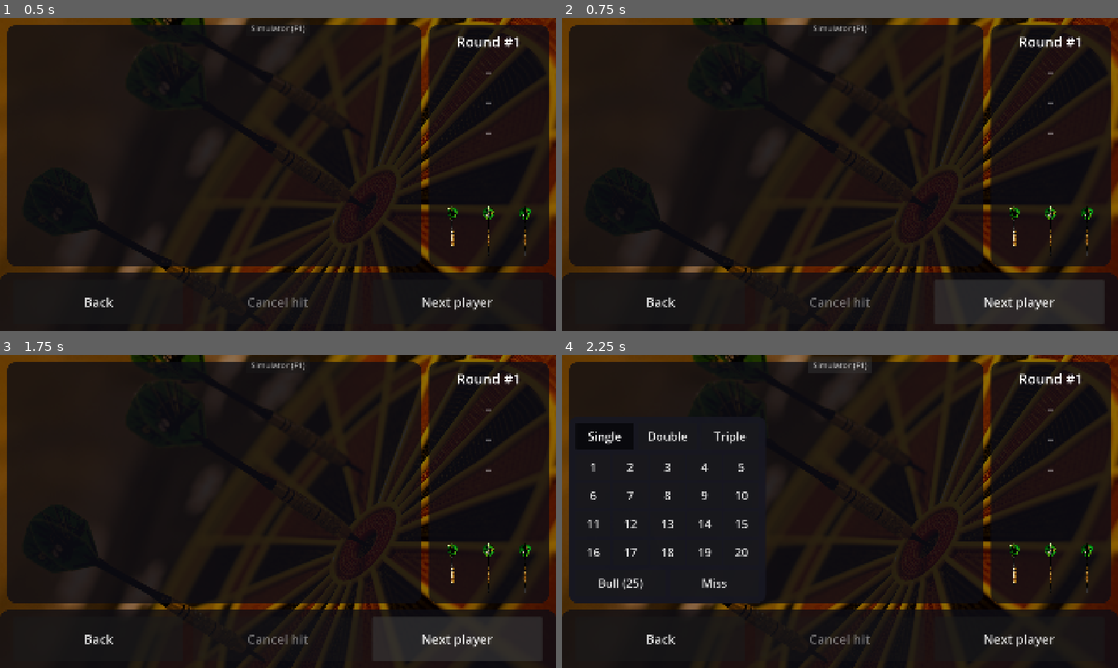
Above: before the commit, frames 1-4 (two rows, left to right).
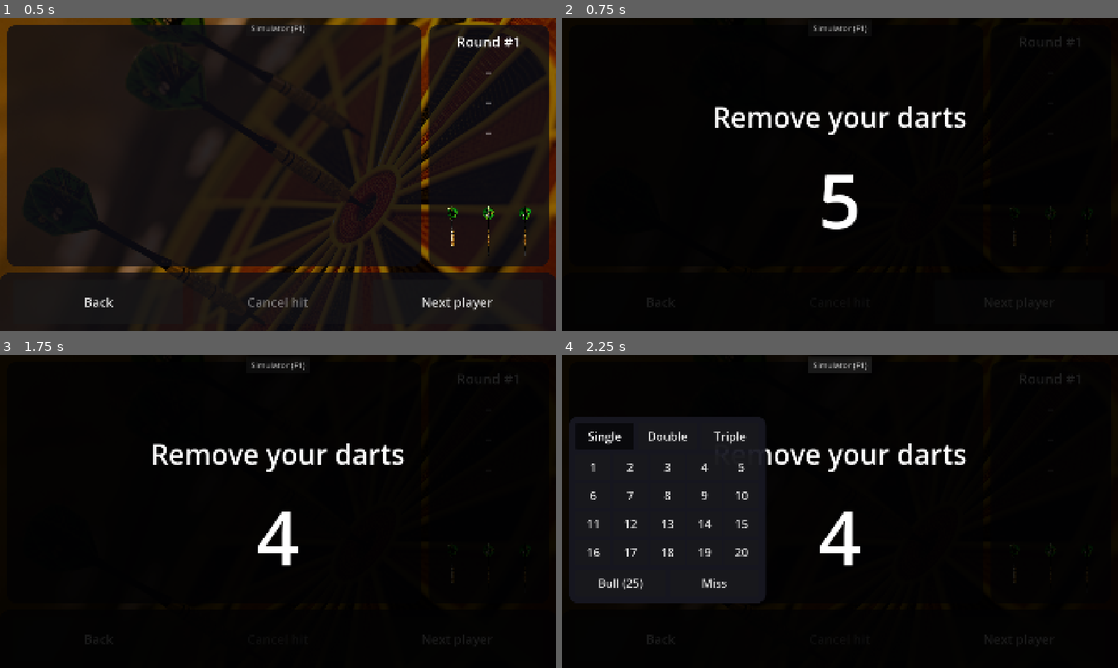
Above: after the commit, the same moments.

Repository: christopheseyler/udg-app
Game: Godot game, scene res://games/x01/x01_screen.tscn
Same seed, same stepped clock (60 frames per second), same inputs: the game is played once before the commit and once after it. This scene is started directly instead of the project's main scene.
Inputs:
- Up to frame 1 (0.5 s): no input
- Up to frame 2 (0.75 s): click "Next player" at 0.5 s
- Up to frame 3 (1.75 s): click "Next player" at 1.25 s
- Up to frame 4 (2.25 s): click "Simulator (F1)" at 2 s

Frame 1 is identical in both runs. In frame 2, 60% of the frame differs, in the area x 0-100%, y 0-100%; in frame 3, 60%; in frame 4, 46%.

Commit message:
Add remove darts countdown screen between turns
Shown for 5 seconds after the last dart or on Next player, then the turn
passes to the next player.

Co-Authored-By: Claude Sonnet 5 <noreply@anthropic.com>

Diff:
--- a/shared_screens/game_screen/game_screen.gd
+++ b/shared_screens/game_screen/game_screen.gd
@@ -9,8 +9,10 @@
 ## - add_throw() enregistre la valeur d'un jet (ex. "T20", "25", "Miss") ;
 ## - throw_cancelled est emis avec la valeur retiree par Cancel hit ;
 ## - set_round() met a jour le numero de round affiche ;
-## - next_player_requested est emis par Next player, puis le tour est remis
-##   a zero ;
+## - quand les fleches du tour sont toutes lancees, ou par Next player,
+##   l'ecran "Remove your darts" (RemoveDartsScreen) s'affiche pendant
+##   remove_darts_duration secondes ; ensuite next_player_requested est emis
+##   et le tour est remis a zero ;
 ## - back_confirmed est emis quand le joueur confirme la sortie du jeu.
 
 signal back_confirmed
@@ -21,6 +23,9 @@
 const EMPTY_THROW_TEXT := "-"
 const THROW_FONT_SIZE := 64
 const DART_ICON_SIZE := Vector2(0, 192)
+
+## Duree (secondes) du decompte "Remove your darts" entre deux tours.
+@export var remove_darts_duration: float = 5.0
 
 @export var darts_per_turn: int = 3:
 	set(value):
@@ -36,6 +41,7 @@
 @onready var throws_list: VBoxContainer = $SidePanel/Margin/Content/ThrowsList
 @onready var darts_list: HBoxContainer = $SidePanel/Margin/Content/DartsList
 @onready var confirm_overlay: Control = $ConfirmOverlay
+@onready var remove_darts_screen: RemoveDartsScreen = $RemoveDartsScreen
 @onready var stay_button: Button = $ConfirmOverlay/Center/Dialog/Margin/Content/Buttons/StayButton
 @onready var leave_button: Button = $ConfirmOverlay/Center/Dialog/Margin/Content/Buttons/LeaveButton
 
@@ -50,7 +56,8 @@
 	stay_button.pressed.connect(func(): confirm_overlay.visible = false)
 	leave_button.pressed.connect(_on_leave_pressed)
 	cancel_hit_button.pressed.connect(cancel_last_throw)
-	next_player_button.pressed.connect(_on_next_player_pressed)
+	next_player_button.pressed.connect(_start_remove_darts)
+	remove_darts_screen.finished.connect(_finish_turn)
 	_build_slots()
 	DartInputManager.set_active(true)
 	DartInputManager.hit_detected.connect(_on_dart_hit)
@@ -62,9 +69,9 @@
 ## Jet detecte par la source de jets (carte UART ou simulateur). Par defaut
 ## le jet est simplement ajoute au tour ; un jeu surcharge cette methode pour
 ## y appliquer ses regles (appeler super pour l'affichage). Ignore tant que la
-## confirmation de sortie est ouverte.
+## confirmation de sortie ou le decompte "Remove your darts" est affiche.
 func _on_dart_hit(hit: DartHit) -> void:
-	if confirm_overlay.visible:
+	if confirm_overlay.visible or remove_darts_screen.visible:
 		return
 	add_throw(hit.get_label())
 
@@ -95,12 +102,14 @@
 	return darts_per_turn - _throws.size()
 
 ## Enregistre un jet du tour en cours. Retourne false si les fleches du tour
-## sont deja toutes lancees.
+## sont deja toutes lancees. Le dernier jet declenche "Remove your darts".
 func add_throw(value: String) -> bool:
 	if get_remaining_darts() <= 0:
 		return false
 	_throws.append(value)
 	_refresh()
+	if get_remaining_darts() == 0:
+		_start_remove_darts()
 	return true
 
 ## Retire le dernier jet du tour en cours (bouton Cancel hit).
@@ -116,7 +125,12 @@
 	_throws.clear()
 	_refresh()
 
-func _on_next_player_pressed() -> void:
+func _start_remove_darts() -> void:
+	if remove_darts_screen.visible:
+		return
+	remove_darts_screen.start(remove_darts_duration)
+
+func _finish_turn() -> void:
 	next_player_requested.emit()
 	reset_turn()
 
--- a/shared_screens/game_screen/game_screen.tscn
+++ b/shared_screens/game_screen/game_screen.tscn
@@ -1,7 +1,8 @@
-[gd_scene load_steps=6 format=3]
+[gd_scene load_steps=7 format=3]
 
 [ext_resource type="Script" path="res://shared_screens/game_screen/game_screen.gd" id="1_script"]
 [ext_resource type="Texture2D" uid="uid://nw2qty11nas1" path="res://assets/title_background.png" id="2_bg"]
+[ext_resource type="PackedScene" path="res://shared_screens/remove_darts_screen/remove_darts_screen.tscn" id="3_remove"]
 
 [sub_resource type="StyleBoxFlat" id="StyleBoxFlat_bar"]
 bg_color = Color(0.05, 0.05, 0.08, 0.78)
@@ -206,3 +207,6 @@
 size_flags_horizontal = 3
 theme_override_font_sizes/font_size = 44
 text = "Leave"
+
+[node name="RemoveDartsScreen" parent="." instance=ExtResource("3_remove")]
+layout_mode = 1
--- /dev/null
+++ b/shared_screens/remove_darts_screen/remove_darts_screen.gd
@@ -0,0 +1,35 @@
+class_name RemoveDartsScreen
+extends Control
+
+## Ecran "Remove your darts" avec decompte, affiche entre deux tours pour
+## laisser le temps de retirer les fleches de la cible. start() l'affiche et
+## lance le decompte ; finished est emis a la fin, l'ecran se masque alors.
+## Il bloque les interactions avec l'ecran en dessous tant qu'il est visible.
+
+signal finished
+
+@onready var countdown_label: Label = $Center/Content/CountdownLabel
+
+var _remaining := 0.0
+
+func _ready() -> void:
+	visible = false
+	set_process(false)
+
+func start(duration: float) -> void:
+	_remaining = duration
+	_update_label()
+	visible = true
+	set_process(true)
+
+func _process(delta: float) -> void:
+	_remaining -= delta
+	if _remaining <= 0.0:
+		set_process(false)
+		visible = false
+		finished.emit()
+		return
+	_update_label()
+
+func _update_label() -> void:
+	countdown_label.text = str(ceili(_remaining))
--- /dev/null
+++ b/shared_screens/remove_darts_screen/remove_darts_screen.tscn
@@ -0,0 +1,48 @@
+[gd_scene load_steps=2 format=3]
+
+[ext_resource type="Script" path="res://shared_screens/remove_darts_screen/remove_darts_screen.gd" id="1_script"]
+
+[node name="RemoveDartsScreen" type="Control"]
+layout_mode = 3
+anchors_preset = 15
+anchor_right = 1.0
+anchor_bottom = 1.0
+grow_horizontal = 2
+grow_vertical = 2
+script = ExtResource("1_script")
+
+[node name="Dim" type="ColorRect" parent="."]
+layout_mode = 1
+anchors_preset = 15
+anchor_right = 1.0
+anchor_bottom = 1.0
+grow_horizontal = 2
+grow_vertical = 2
+color = Color(0, 0, 0, 0.88)
+
+[node name="Center" type="CenterContainer" parent="."]
+layout_mode = 1
+anchors_preset = 15
+anchor_right = 1.0
+anchor_bottom = 1.0
+grow_horizontal = 2
+grow_vertical = 2
+mouse_filter = 2
+
+[node name="Content" type="VBoxContainer" parent="Center"]
+layout_mode = 2
+theme_override_constants/separation = 40
+
+[node name="TitleLabel" type="Label" parent="Center/Content"]
+layout_mode = 2
+theme_override_font_sizes/font_size = 96
+text = "Remove your darts"
+horizontal_alignment = 1
+vertical_alignment = 1
+
+[node name="CountdownLabel" type="Label" parent="Center/Content"]
+layout_mode = 2
+theme_override_font_sizes/font_size = 260
+text = "5"
+horizontal_alignment = 1
+vertical_alignment = 1
Not shown, added: shared_screens/remove_darts_screen/remove_darts_screen.gd.uid
